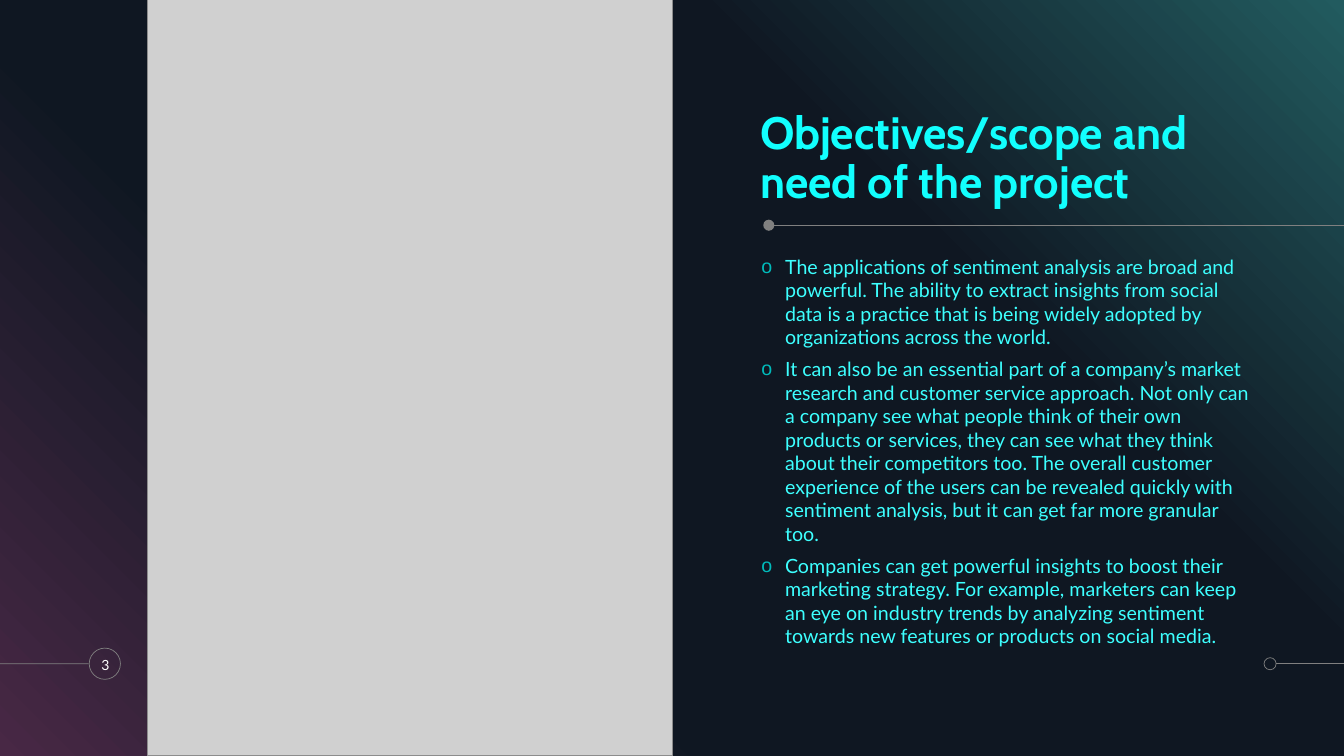
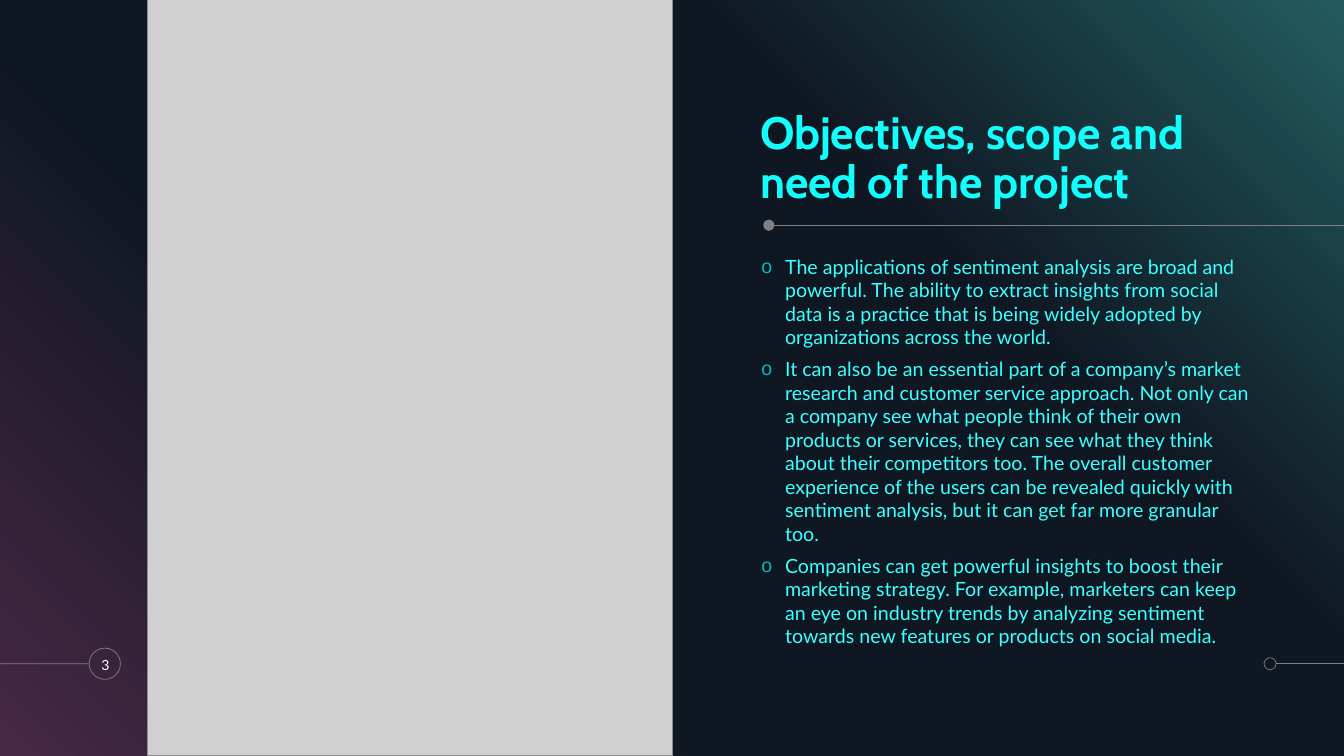
Before and after one commit to krshnknsr21/Sentiment-Analysis, a slide deck: slide 3 of Overview.pptx. Drawn at 1344x756 pixels with LibreOffice and Linux fonts; fonts in the diff are those of the drawing; grey boxes stand for pictures. Boxes give left, top, right and bottom in pixels: in the first picture for what was removed or moved away, otherwise in the second. Text is boxed around its words. In the diff, an @@ line names an element or a change of style, - is before the commit and + after.

```diff
--- a/Overview.pptx
+++ b/Overview.pptx
@@ title at <box>760,115,1185,209</box>: text changed @@
-Objectives/scope and need of the project
+Objectives, scope and need of the project
```
Also in this commit, not shown: 1 other slide changed, 1 other file.
